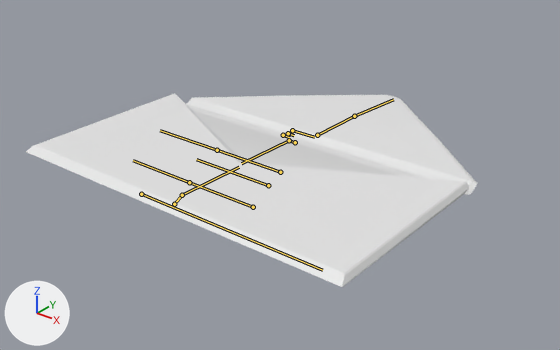
An edit to the FBX model Models/Carta.fbx, drawn before and after from the same camera.
The view is the same before and after, from a camera (50 mm lens) standing at (1.409, -1.547, 1.02) and looking at (-0.02, 0.238, -0.087). Arrows for +X, +Y and +Z are at lower left; the lights stay in place. The picture after the commit comes second. Both versions are drawn at frame 15 of the action 'LetterArmature|OpenLetter'; the numbers are the values there. The bones that change, and the others that lie on the model, are drawn over the model as lines.

Names of what the first picture shows: 'Letter'.
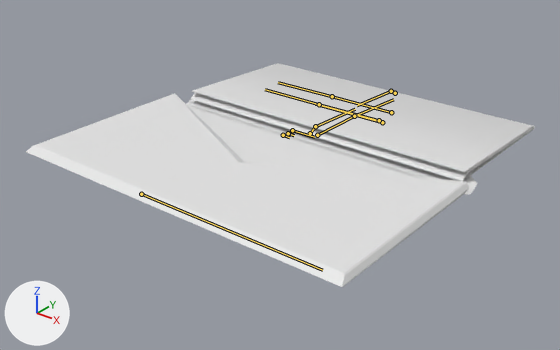
Boxes [x1, y1, x2, y2] around the edits, measured in the pictures (560 x 350 px):
'Letter', posed (12% wider, 15% taller)
    before: [26, 93, 478, 287]
    after: [26, 63, 534, 287]
bone 'Main', root to tip
    before: (268, 185) to (196, 159)
    after: (382, 122) to (315, 104)

The edits, one by one:
Bone 'Main' (bone_main) moves from (0.009, 0.0, -0.01) to (0.632, 0.0, -0.01).
Bone 'Main' (bone_main) turns from (0, -1, 0) to (0, 0, 0) degrees about its own x, y and z.
